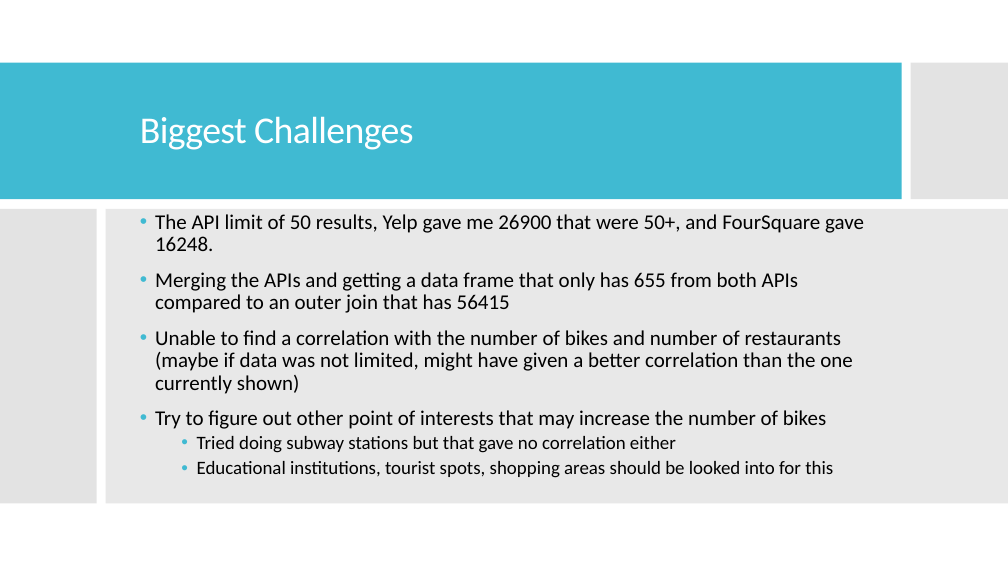
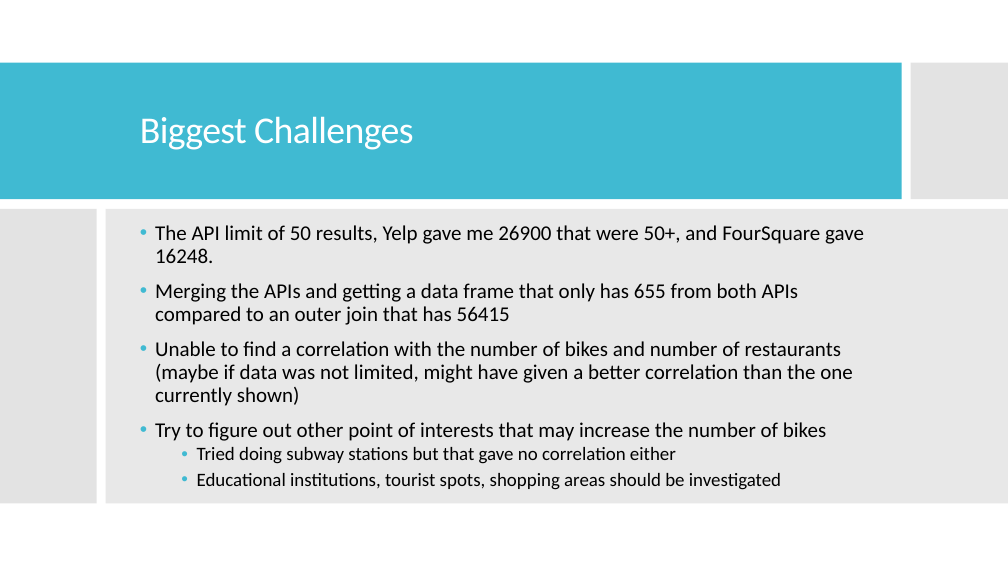
Before and after one commit to JohnathanJack/Stats-Model-Project, a slide deck: slide 7 of data/presentation_slides.pptx. Drawn at 1008x567 pixels with LibreOffice and Linux fonts; fonts in the diff are those of the drawing. Boxes give left, top, right and bottom in pixels: in the first picture for what was removed or moved away, otherwise in the second. Text is boxed around its words. In the diff, an @@ line names an element or a change of style, - is before the commit and + after.

```diff
--- a/data/presentation_slides.pptx
+++ b/data/presentation_slides.pptx
@@ text at bbox=[197, 473, 781, 490]: text changed @@
-  • Educational institutions, tourist spots, shopping areas should be looked into for this
+  • Educational institutions, tourist spots, shopping areas should be investigated
```
Also in this commit, not shown: 7 other files.
